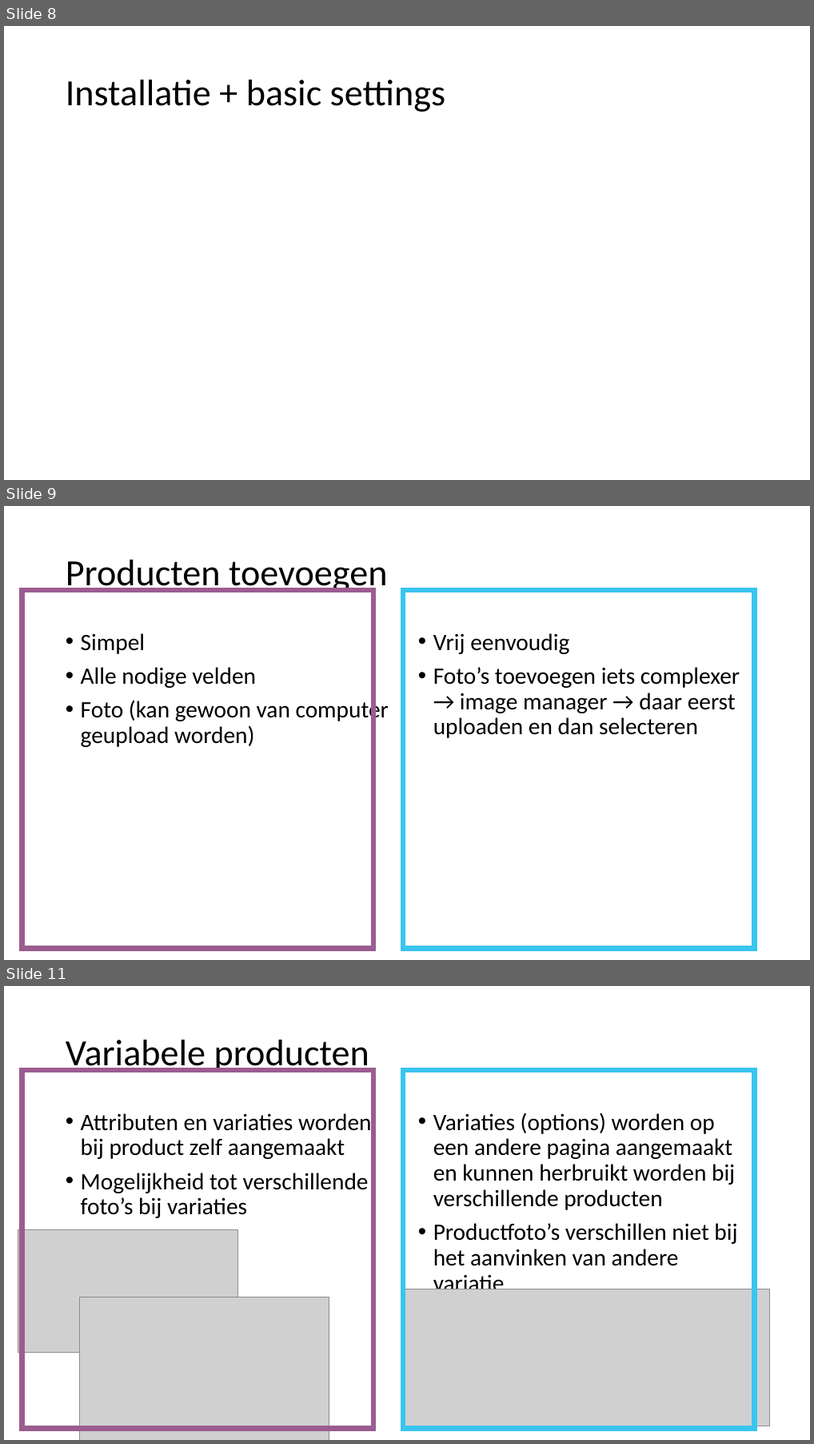
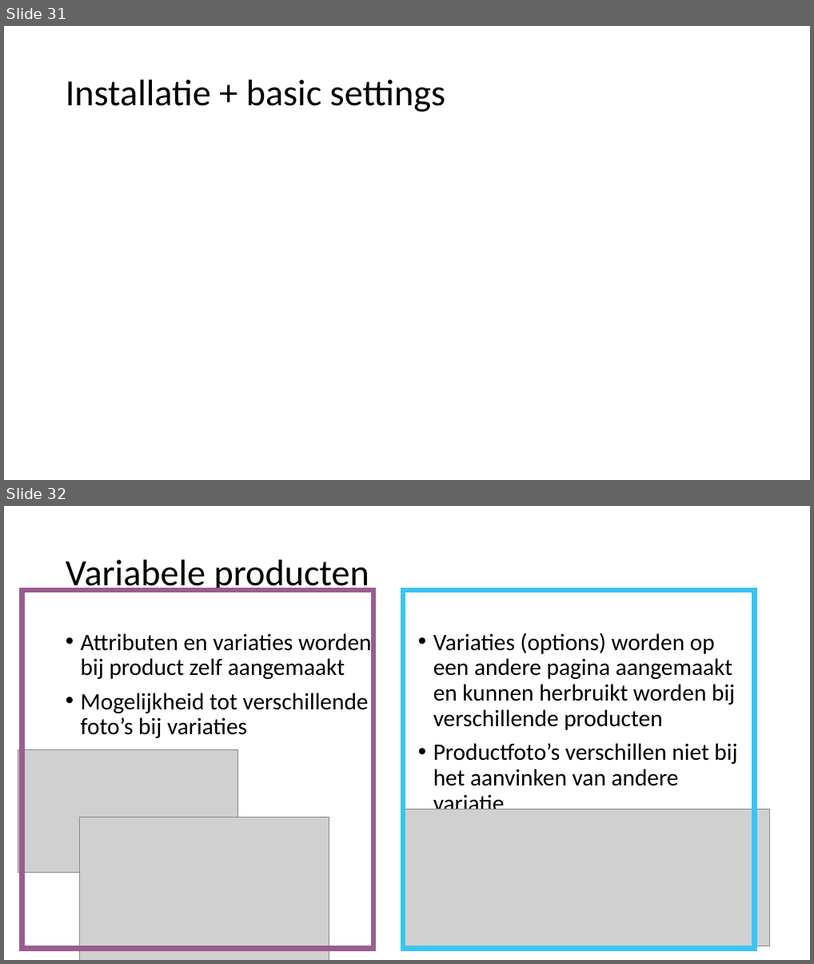
Before and after one commit to SarahJehin/WebResearch, a slide deck: vergelijkende_studie/Vergelijkende studie.pptx. Shown one above the other, each under a label of ours: slides 8, 9 and 11 before the commit, slides 31 and 32 after it; the slides between them are not shown. The pictures are 814x1444 and 814x964 pixels, drawn with LibreOffice and Linux fonts; fonts in the diff are those of the drawing; grey boxes stand for pictures. Boxes give left, top, right and bottom in pixels: in the first picture for what was removed or moved away, otherwise in the second. Text is boxed around its words. In the diff, an @@ line names an element or a change of style, - is before the commit and + after.

Commit message:
opencart returns, downloadable product, presentation

```diff
--- a/vergelijkende_studie/Vergelijkende studie.pptx
+++ b/vergelijkende_studie/Vergelijkende studie.pptx
@@ slide 9 removed at [4,506,810,960], background #FFFFFF @@
@@ title removed at [66,560,387,595] @@
-Producten toevoegen
@@ rectangle removed at [22,590,374,948] @@
@@ rectangle removed at [403,590,755,948] @@
@@ text removed at [81,633,389,747] @@
-• Simpel
-• Alle nodige velden
-• Foto (kan gewoon van computer geupload worden)
@@ text removed at [434,633,740,738] @@
-• Vrij eenvoudig
-• Foto’s toevoegen iets complexer → image manager → daar eerst uploaden en dan selecteren
@@ what was slide 8 is now slide 31 @@
@@ what was slide 11 is now slide 32 @@
```
Also in this commit, not shown: 7 slides changed, 8 slides added, 2 other slides removed, 2 other files.
